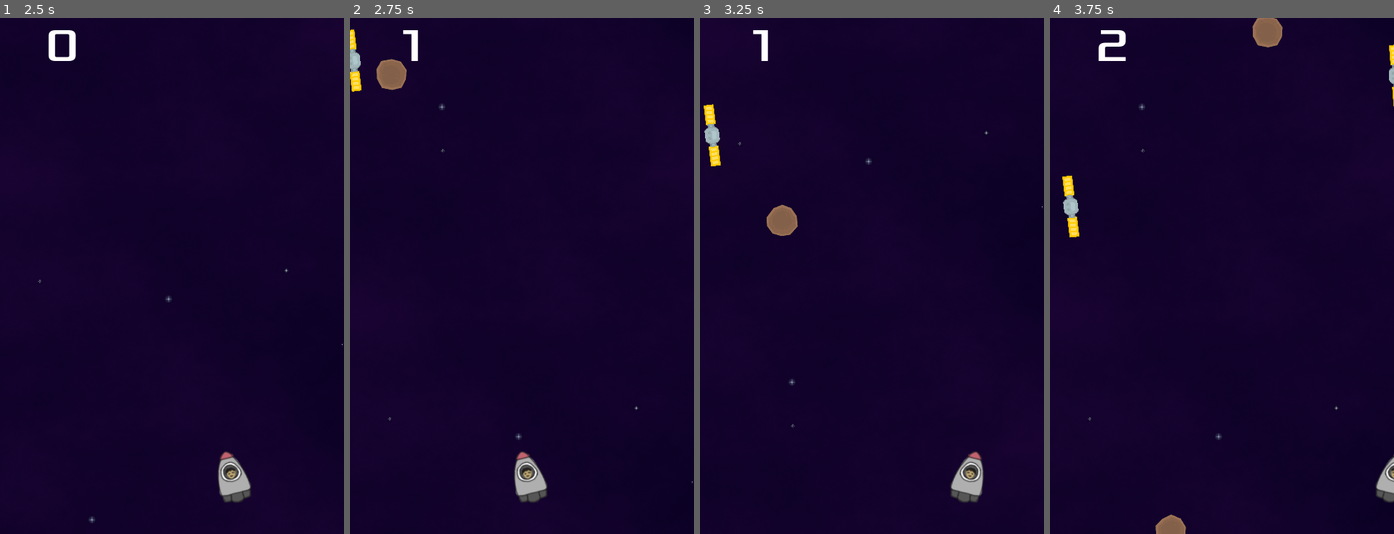
Above: before the commit, frames 1-4 (left to right).
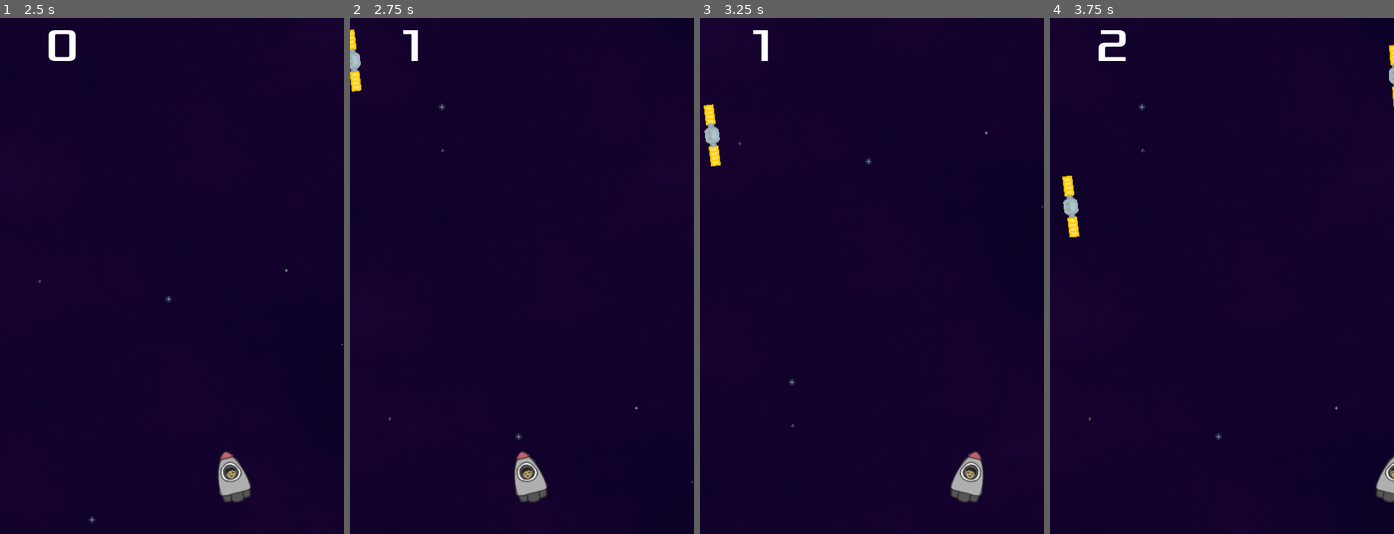
Above: after the commit, the same moments.

Repository: siddydutta/DYHTG-2024-SpaceEscape
Game: Godot game, scene res://main.tscn
Same seed, same stepped clock (60 frames per second), same inputs: the game is played once before the commit and once after it.
Inputs:
- Up to frame 1 (2.5 s): click "Launch Rocket" at 0.5 s; hold Right (move_right) 1.28-2.03 s; hold Left (move_left) from 2.03 s (still down)
- Up to frame 2 (2.75 s): keep holding Left (move_left)
- Up to frame 3 (3.25 s): release Left (move_left) at 2.78 s; hold Right (move_right) from 2.78 s (still down)
- Up to frame 4 (3.75 s): keep holding Right (move_right)

Frame 1 is identical in both runs. In frame 2, 0.4% of the frame differs, in the area x 7-17%, y 7-15%; in frame 3, 0.4%; in frame 4, 0.7%, in the area x 30-68%, y 0-100%.

Commit message:
Fixed asteroids frequency and size

Diff:
--- a/SpeedUpBuffScene.tscn
+++ b/SpeedUpBuffScene.tscn
@@ -1,12 +1,12 @@
-[gd_scene load_steps=10 format=3 uid="uid://d0726d55orpc8"]
+[gd_scene load_steps=10 format=3 uid="uid://64ujgp4vhl0o"]
 
 [ext_resource type="Script" path="res://SpeedUpBuff.gd" id="1_mqej3"]
-[ext_resource type="Texture2D" uid="uid://2pdc4e5ty8tu" path="res://art/PowerUps/frame 1.png" id="2_xasj8"]
-[ext_resource type="Texture2D" uid="uid://b6gmkgk6siyvn" path="res://art/PowerUps/frame 2.png" id="3_vj4ou"]
-[ext_resource type="Texture2D" uid="uid://c8xka1lv2qtek" path="res://art/PowerUps/frame 3.png" id="4_522iq"]
-[ext_resource type="Texture2D" uid="uid://ceuq4o6xrbh8y" path="res://art/PowerUps/frame 4.png" id="5_f1nbk"]
-[ext_resource type="Texture2D" uid="uid://du7lxiqeaeser" path="res://art/PowerUps/frame 5.png" id="6_xg8jx"]
-[ext_resource type="Texture2D" uid="uid://bdwjwqqac07qr" path="res://art/PowerUps/frame 6.png" id="7_u73qa"]
+[ext_resource type="Texture2D" uid="uid://2pdc4e5ty8tu" path="res://art/frame 1.png" id="2_xasj8"]
+[ext_resource type="Texture2D" uid="uid://b6gmkgk6siyvn" path="res://art/frame 2.png" id="3_vj4ou"]
+[ext_resource type="Texture2D" uid="uid://c8xka1lv2qtek" path="res://art/frame 3.png" id="4_522iq"]
+[ext_resource type="Texture2D" uid="uid://ceuq4o6xrbh8y" path="res://art/frame 4.png" id="5_f1nbk"]
+[ext_resource type="Texture2D" uid="uid://du7lxiqeaeser" path="res://art/frame 5.png" id="6_xg8jx"]
+[ext_resource type="Texture2D" uid="uid://bdwjwqqac07qr" path="res://art/frame 6.png" id="7_u73qa"]
 
 [sub_resource type="SpriteFrames" id="SpriteFrames_3f6y5"]
 animations = [{
--- a/asteroid.tscn
+++ b/asteroid.tscn
@@ -27,15 +27,16 @@
 }]
 
 [sub_resource type="CapsuleShape2D" id="CapsuleShape2D_t1e7m"]
-radius = 21.0
-height = 42.0
+radius = 44.0
+height = 88.0
 
 [node name="asteroid" type="RigidBody2D"]
 collision_mask = 0
+gravity_scale = 0.0
 script = ExtResource("1_nxil2")
 
 [node name="AnimatedSprite2D" type="AnimatedSprite2D" parent="."]
-scale = Vector2(0.1, 0.1)
+scale = Vector2(0.2, 0.2)
 sprite_frames = SubResource("SpriteFrames_vea5p")
 animation = &"tumble"
 frame = 2
--- a/main.gd
+++ b/main.gd
@@ -11,7 +11,7 @@
 var mob_final_velocity = 250
 var buffs_initial_velocity = 200
 var buffs_final_velocity = 250
-var asteroid_initial_velocity = 100
+var asteroid_initial_velocity = 150
 var asteroid_final_velocity = 200
 
 var powerup_initial_velocity = 200
@@ -87,8 +87,11 @@
 
 	asteroid.position = asteroid_spawn_location.position
 
+	var direction = randf_range(1.39626, 1.74533)
+	asteroid.rotation = direction
+
 	var velocity = Vector2(randf_range(asteroid_initial_velocity, asteroid_final_velocity), 0.0)
-	asteroid.linear_velocity = velocity
+	asteroid.linear_velocity = velocity.rotated(direction)
 
 	add_child(asteroid)
 
--- a/main.tscn
+++ b/main.tscn
@@ -49,6 +49,7 @@
 wait_time = 30.0
 
 [node name="AsteroidTimer" type="Timer" parent="."]
+wait_time = 4.0
 
 [node name="StartPosition" type="Marker2D" parent="."]
 position = Vector2(240, 640)
